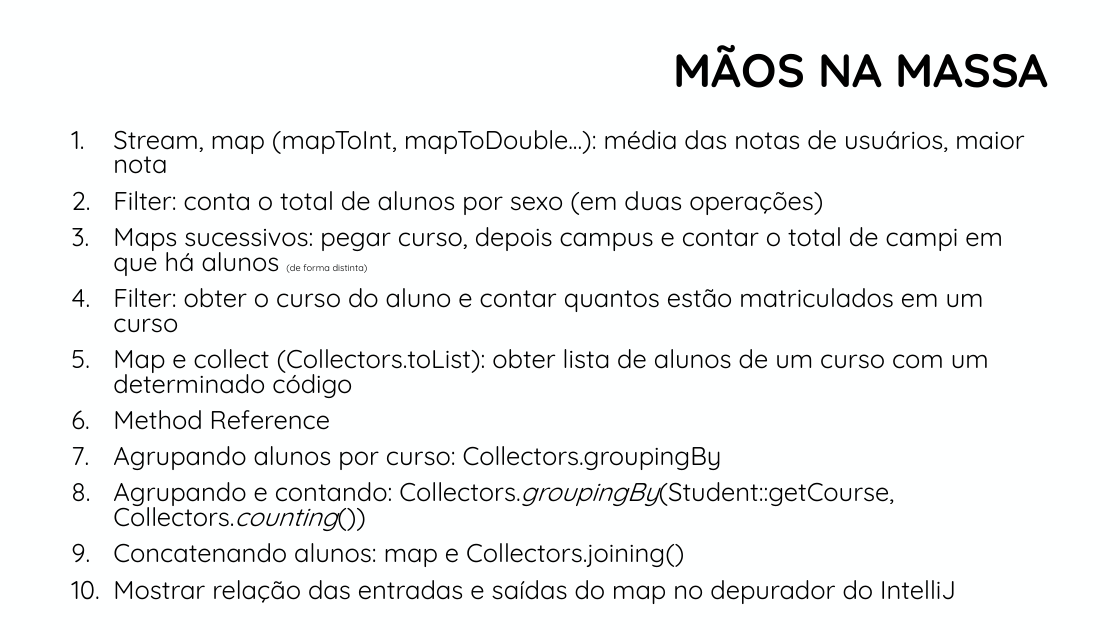
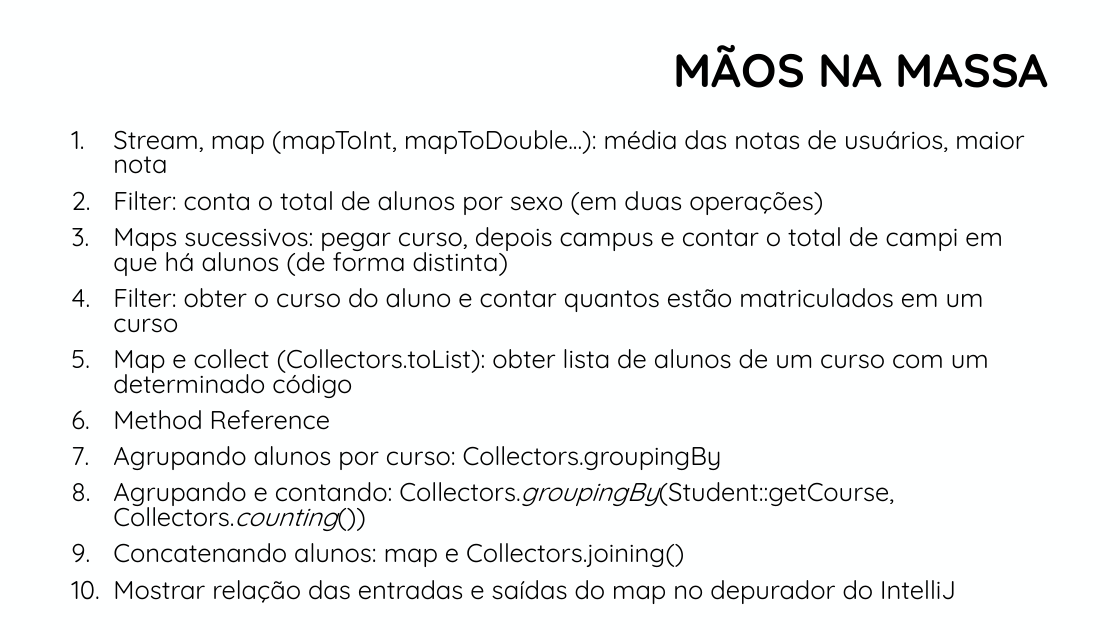
Before and after one commit to manoelcampos/curso-programacao-funcional-java, a slide deck: slide 17 of programacao-funcional-java8.pptx. Drawn at 1120x630 pixels with LibreOffice and Linux fonts; fonts in the diff are those of the drawing; background and template pictures are left out. Boxes give left, top, right and bottom in pixels: in the first picture for what was removed or moved away, otherwise in the second. Text is boxed around its words. In the diff, an @@ line names an element or a change of style, - is before the commit and + after.

```diff
--- a/programacao-funcional-java8.pptx
+++ b/programacao-funcional-java8.pptx
@@ text at [113, 227, 1003, 276]: size 8 to 22 pt in "(de forma distinta)" @@
```
Also in this commit, not shown: 2 other slides changed.
